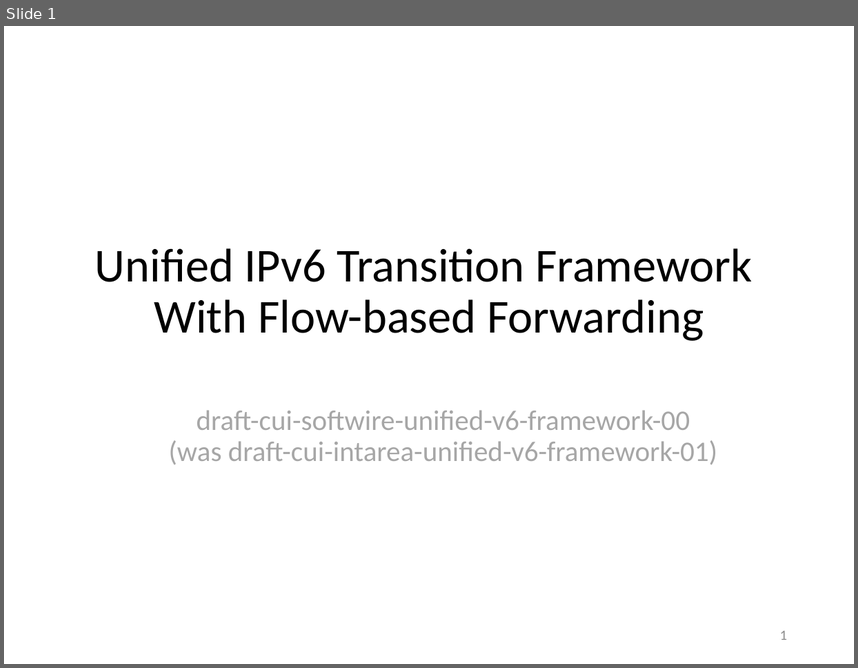
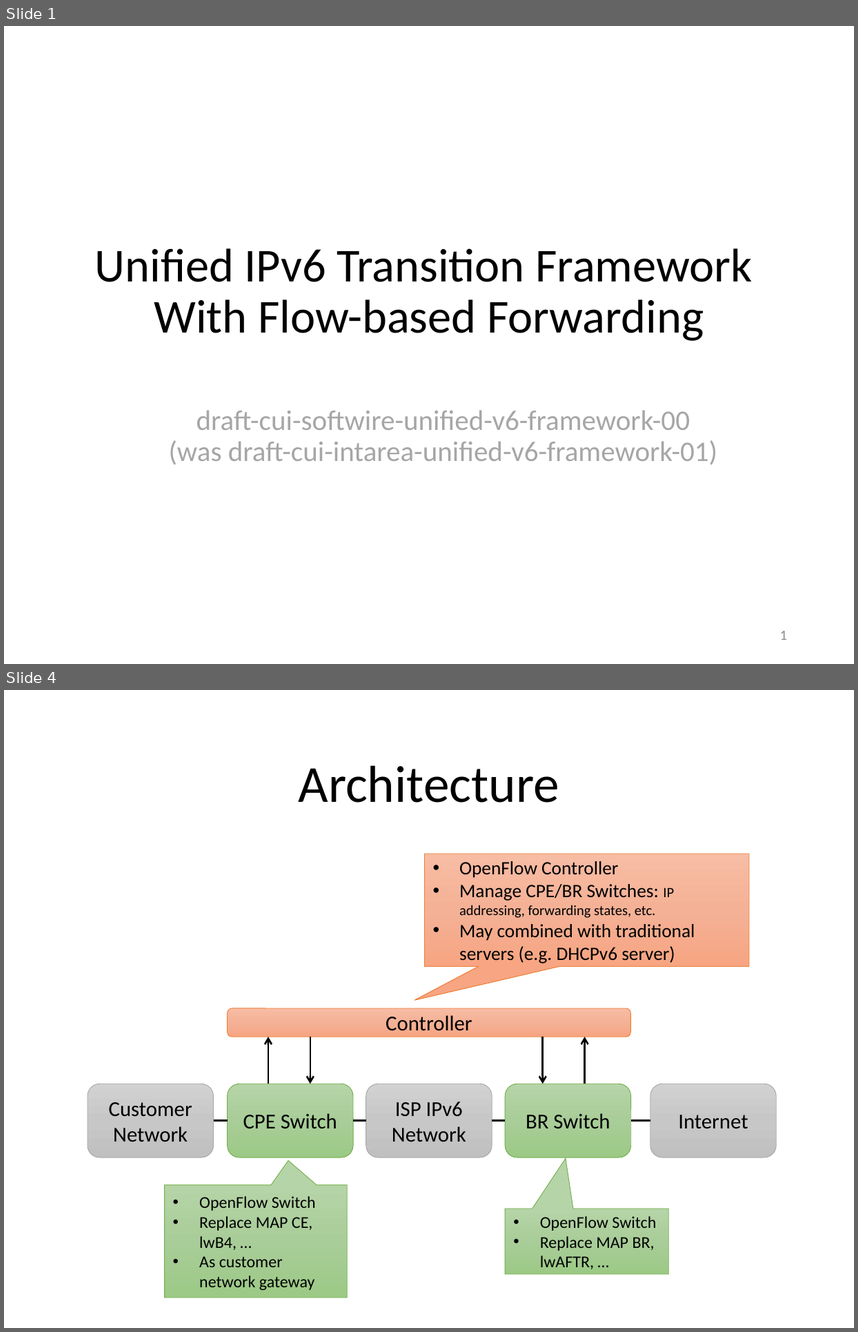
Before and after one commit to gnocuil/draft-sdn, a slide deck: Unified IPv6 Transition Framework With Flow-based Forwarding.pptx. Shown one above the other, each under a label of ours: slide 1 before the commit, slides 1 and 4 after it; the slides between them are not shown. The pictures are 858x668 and 858x1332 pixels, drawn with LibreOffice and Linux fonts; fonts in the diff are those of the drawing. Boxes give left, top, right and bottom in pixels: in the first picture for what was removed or moved away, otherwise in the second. Text is boxed around its words. In the diff, an @@ line names an element or a change of style, - is before the commit and + after.

```diff
--- a/Unified IPv6 Transition Framework With Flow-based Forwarding.pptx
+++ b/Unified IPv6 Transition Framework With Flow-based Forwarding.pptx
@@ slide 4 added at box(4, 690, 854, 1328), background #FFFFFF @@
@@ title added at box(299, 765, 559, 802), 44 pt, text #000000 @@
+Architecture
@@ speech box added at box(425, 854, 749, 966), fill gradient #F7BDA5 to #F5B196 to #F8A582, outline #ED7D31 0.5 pt, 16 pt, text #000000 @@
+  • OpenFlow Controller
+  • Manage CPE/BR Switches: IP addressing, forwarding states, etc.
+  • May combined with traditional servers (e.g. DHCPv6 server)
@@ rounded rectangle added at box(228, 1008, 631, 1036), fill gradient #F7BDA5 to #F5B196 to #F8A582, outline #ED7D31 0.5 pt, 18 pt, text #000000 @@
+Controller
@@ arrow added from (268, 1083) to (268, 1037), #000000 1.5 pt @@
@@ arrow added from (310, 1037) to (310, 1083), #000000 1.5 pt @@
@@ arrow added from (543, 1037) to (543, 1083), #000000 1.5 pt @@
@@ arrow added from (584, 1083) to (584, 1037), #000000 1.5 pt @@
@@ rounded rectangle added at box(87, 1083, 213, 1158), fill gradient #D2D2D2 to #C8C8C8 to #C0C0C0, outline #A5A5A5 0.5 pt, 18 pt, text #000000 @@
+Customer Network
@@ rounded rectangle added at box(228, 1083, 353, 1158), fill gradient #B5D5A7 to #AACE9A to #9CC987, outline #70AD47 0.5 pt, 18 pt, text #000000 @@
+CPE Switch
@@ rounded rectangle added at box(366, 1083, 492, 1158), fill gradient #D2D2D2 to #C8C8C8 to #C0C0C0, outline #A5A5A5 0.5 pt, 18 pt, text #000000 @@
+ISP IPv6 Network
@@ rounded rectangle added at box(505, 1083, 631, 1158), fill gradient #B5D5A7 to #AACE9A to #9CC987, outline #70AD47 0.5 pt, 18 pt, text #000000 @@
+BR Switch
@@ rounded rectangle added at box(650, 1083, 776, 1158), fill gradient #D2D2D2 to #C8C8C8 to #C0C0C0, outline #A5A5A5 0.5 pt, 18 pt, text #000000 @@
+Internet
@@ line added from (213, 1120) to (228, 1120), #000000 1.5 pt @@
@@ line added from (353, 1120) to (366, 1120), #000000 1.5 pt @@
@@ line added from (492, 1120) to (505, 1120), #000000 1.5 pt @@
@@ line added from (631, 1120) to (650, 1120), #000000 1.5 pt @@
@@ speech box added at box(165, 1185, 348, 1297), fill gradient #B5D5A7 to #AACE9A to #9CC987, outline #70AD47 0.5 pt, 14 pt, text #000000 @@
+• OpenFlow Switch
+• Replace MAP CE, lwB4, …
+• As customer network gateway
@@ speech box added at box(505, 1209, 668, 1274), fill gradient #B5D5A7 to #AACE9A to #9CC987, outline #70AD47 0.5 pt, 14 pt, text #000000 @@
+• OpenFlow Switch
+• Replace MAP BR, lwAFTR, …
```
Also in this commit, not shown: 6 slides changed, 4 other slides added, 3 slides removed.
